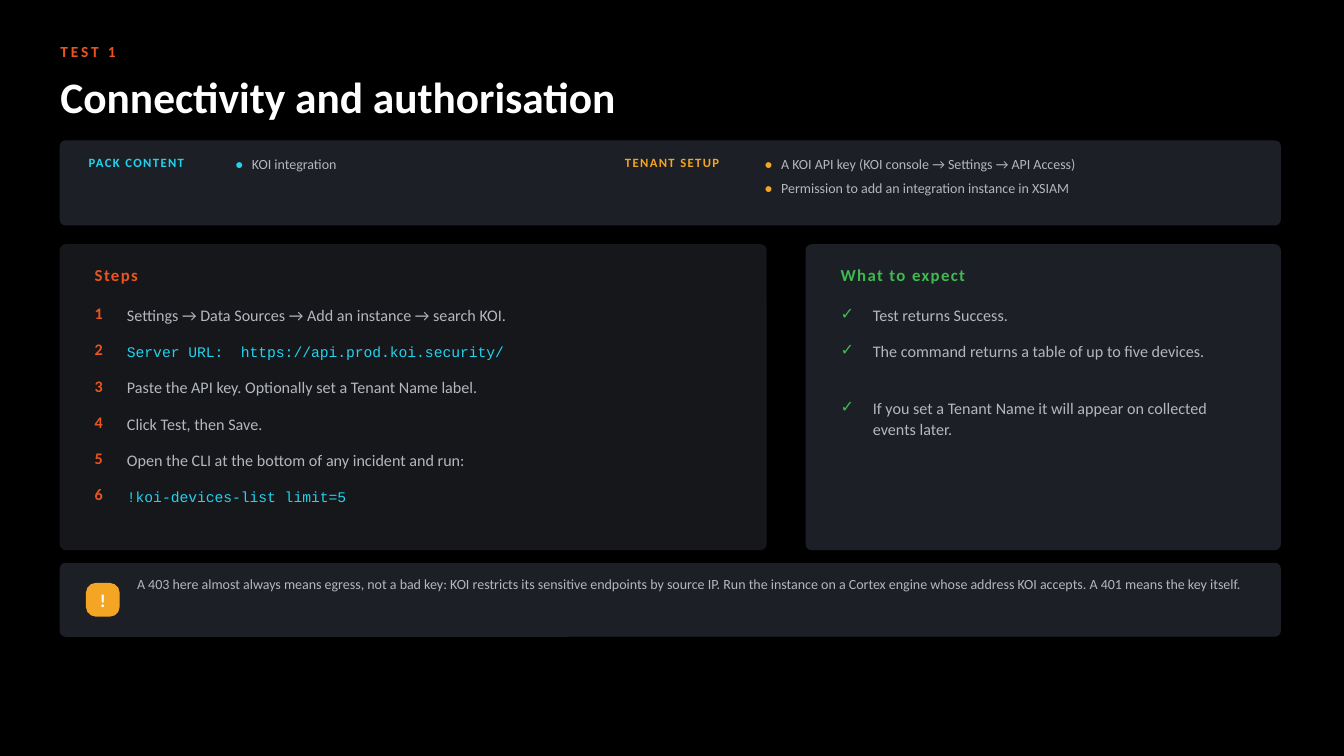
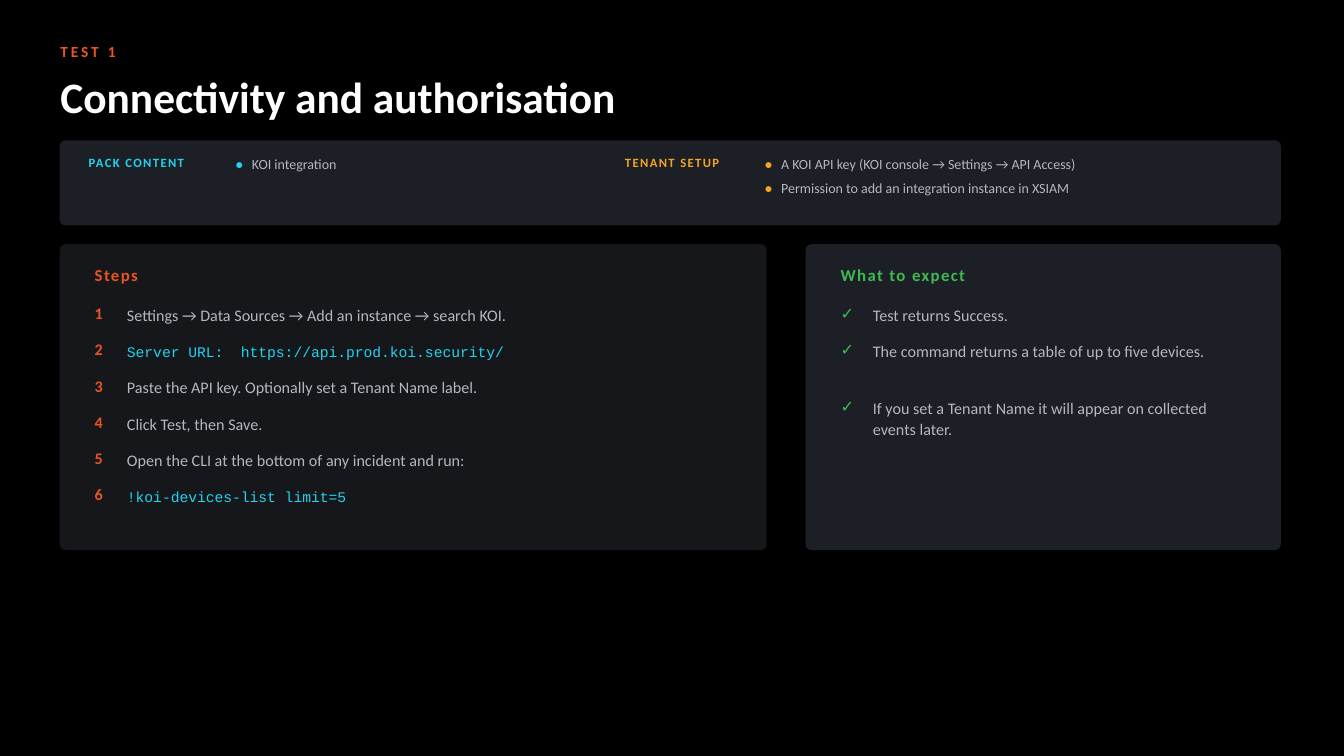
Before and after one commit to ayman-m/koi-xsiam-pack, a slide deck: slide 7 of docs/KOI_Content_Pack_Test_Guide.pptx. Drawn at 1344x756 pixels with LibreOffice and Linux fonts; fonts in the diff are those of the drawing. Boxes give left, top, right and bottom in pixels: in the first picture for what was removed or moved away, otherwise in the second. Text is boxed around its words. In the diff, an @@ line names an element or a change of style, - is before the commit and + after.

```diff
--- a/docs/KOI_Content_Pack_Test_Guide.pptx
+++ b/docs/KOI_Content_Pack_Test_Guide.pptx
@@ rounded rectangle removed at (60, 564, 1280, 636) @@
@@ rounded rectangle removed at (87, 584, 119, 616) @@
@@ text removed at (87, 584, 119, 616) @@
-!
@@ text removed at (137, 579, 1240, 592) @@
-A 403 here almost always means egress, not a bad key: KOI restricts its sensitive endpoints by source IP. Run the instance on a Cortex engine whose address KOI accepts. A 401 means the key itself.
```
Also in this commit, not shown: 13 other slides changed, 1 slide removed, 2 other files.
